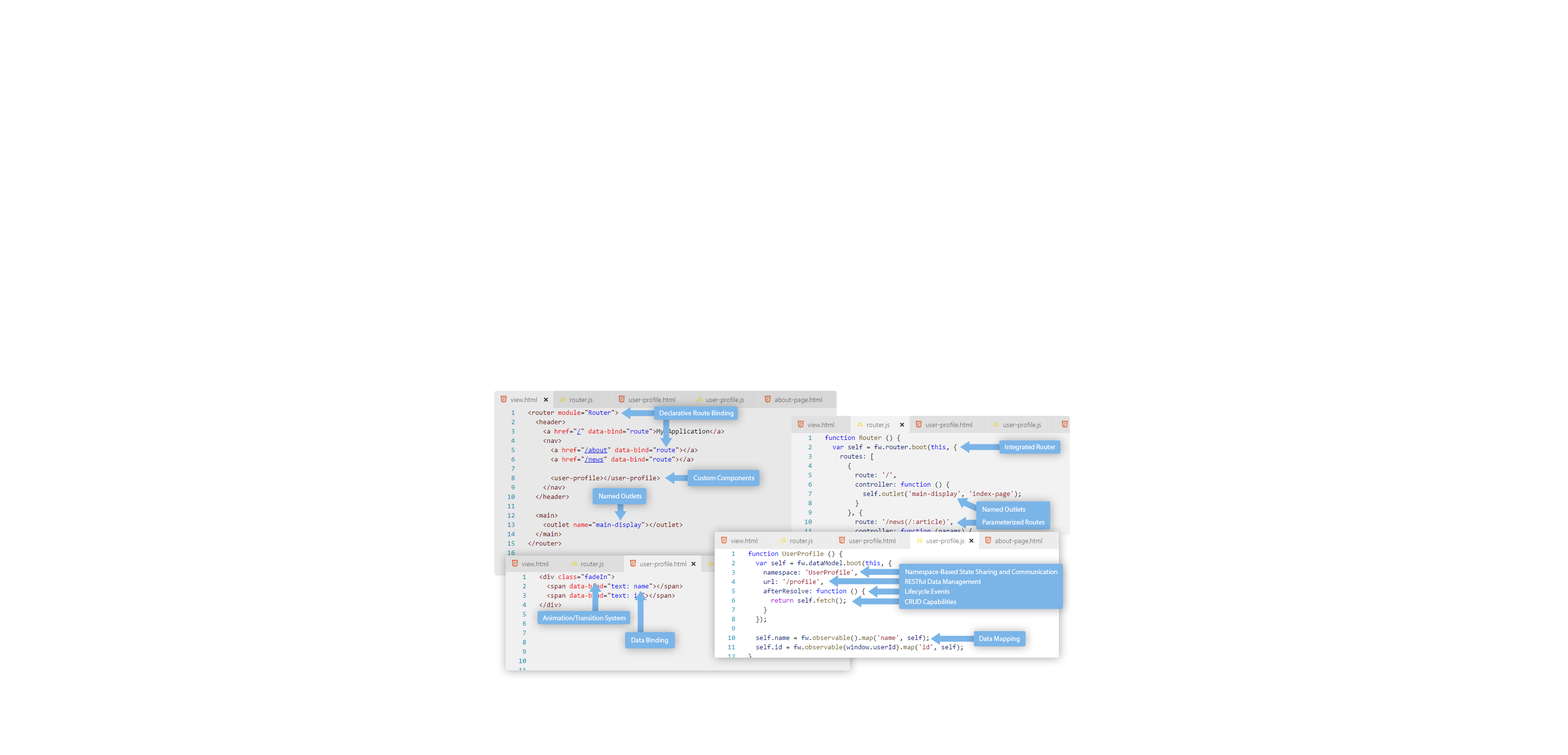
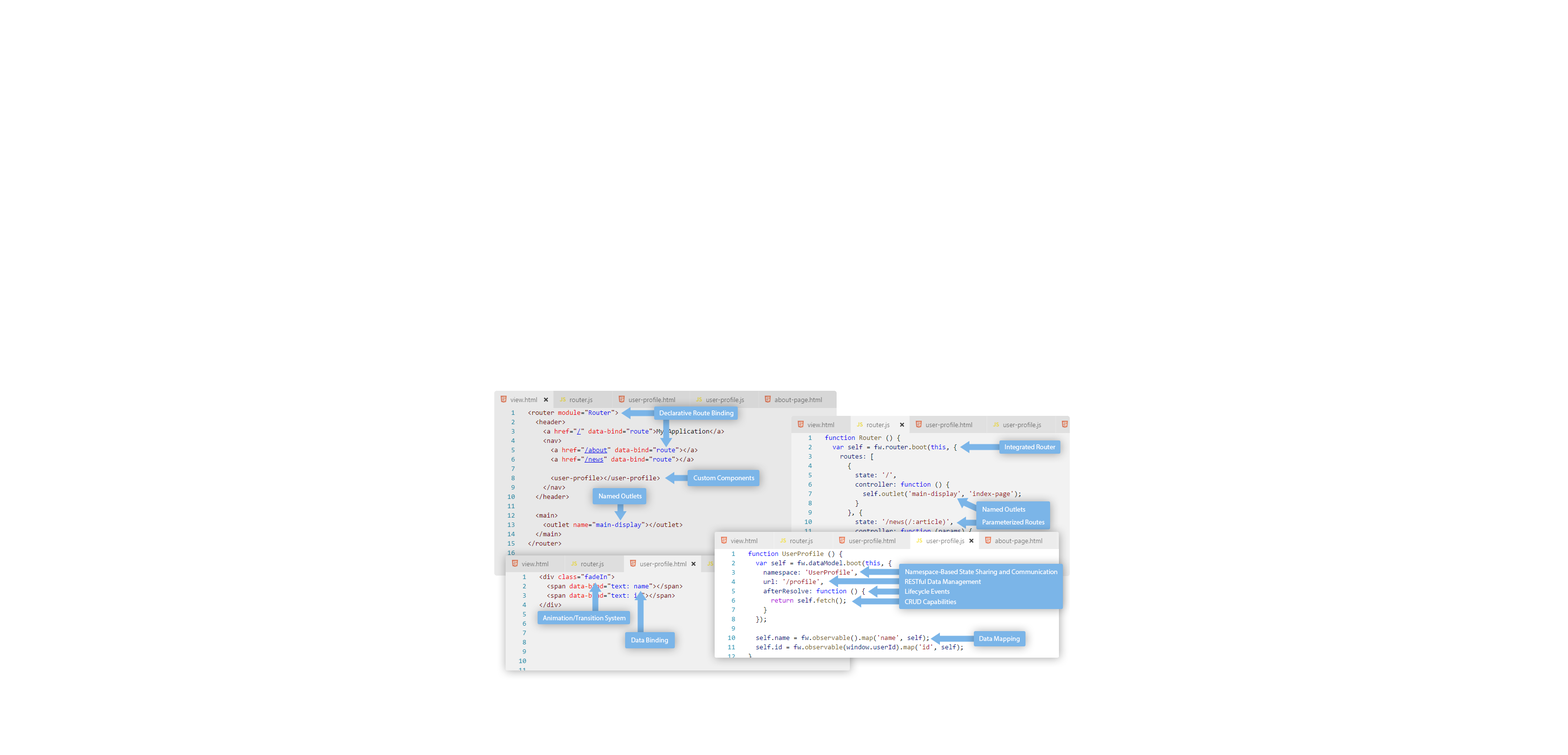
Layer changes from the first (1568, 755) image to the second:
painted on "router.js" over [855, 473, 1070, 577]
